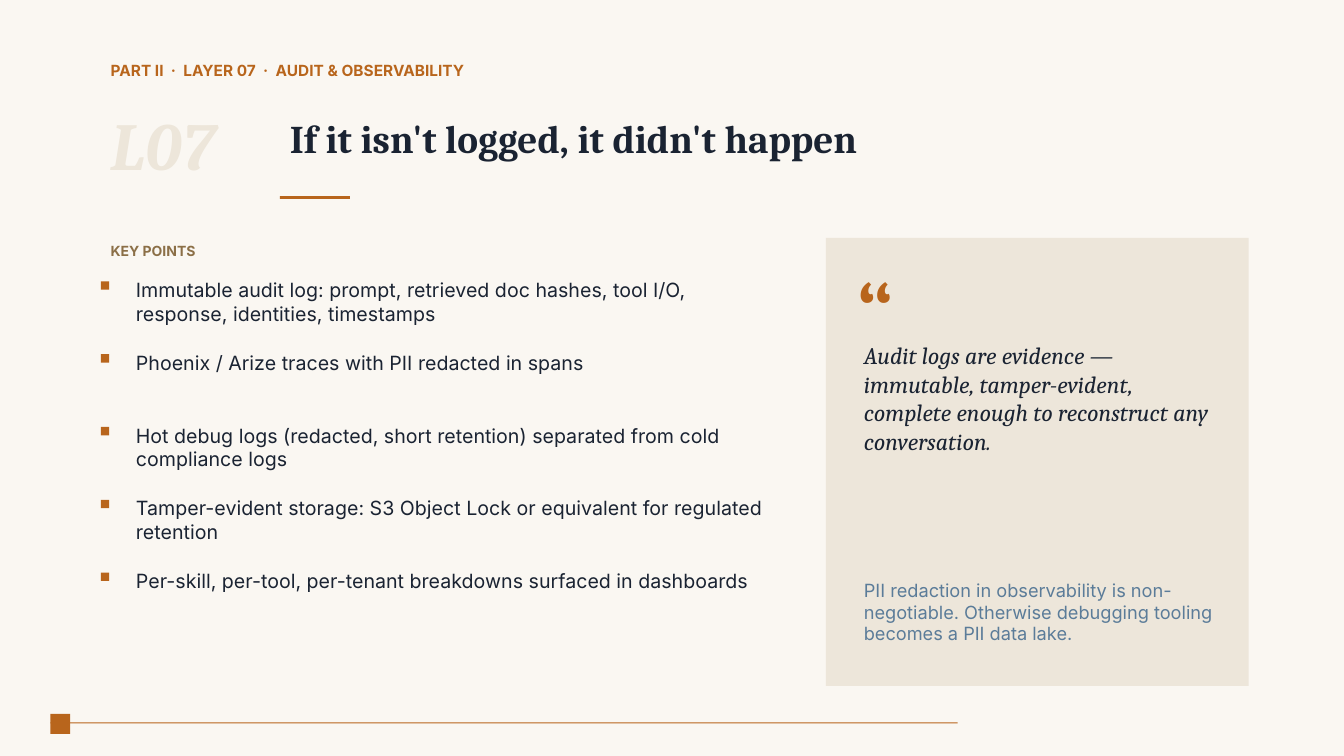
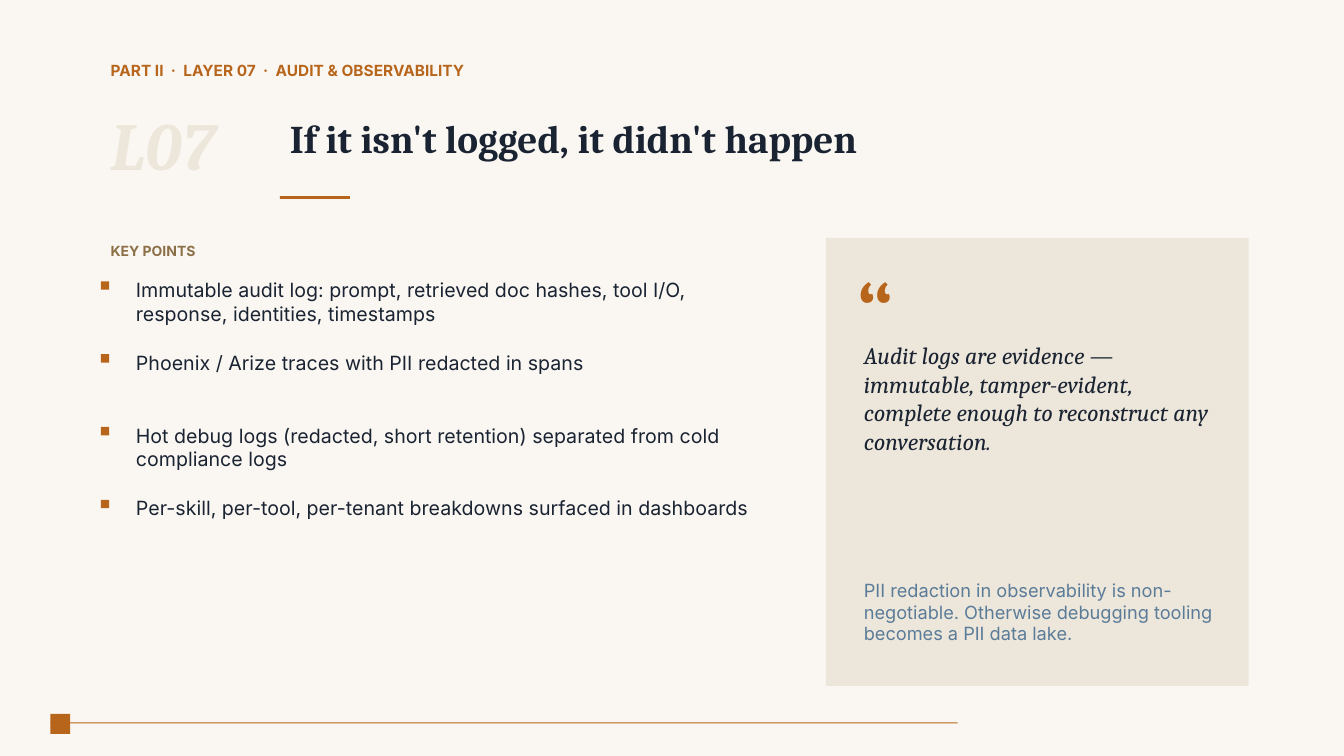
Before and after one commit to srsubramanian/AgentHub-Starter, a slide deck: slide 11 of Claude-by-Anthropic-for-PowerPoint.pptx (slide 13 before the commit). Drawn at 1344x756 pixels with LibreOffice and Linux fonts; fonts in the diff are those of the drawing. Boxes give left, top, right and bottom in pixels: in the first picture for what was removed or moved away, otherwise in the second. Text is boxed around its words. In the diff, an @@ line names an element or a change of style, - is before the commit and + after.

```diff
--- a/Claude-by-Anthropic-for-PowerPoint.pptx
+++ b/Claude-by-Anthropic-for-PowerPoint.pptx
@@ text "Per-skill, per-tool, per-tenant breakdowns surfaced ...": place and size @@
-text "Per-skill, per-tool, per-tenant breakdowns surfaced ..." at (136, 573, 747, 592)
+text "Per-skill, per-tool, per-tenant breakdowns surfaced ..." at (136, 500, 747, 519)
@@ text removed at (136, 500, 762, 540) @@
-Tamper-evident storage: S3 Object Lock or equivalent for regulated retention
@@ rectangle removed at (101, 573, 109, 581) @@
```
Also in this commit, not shown: 9 other slides changed, 10 slides removed, 2 other files.
